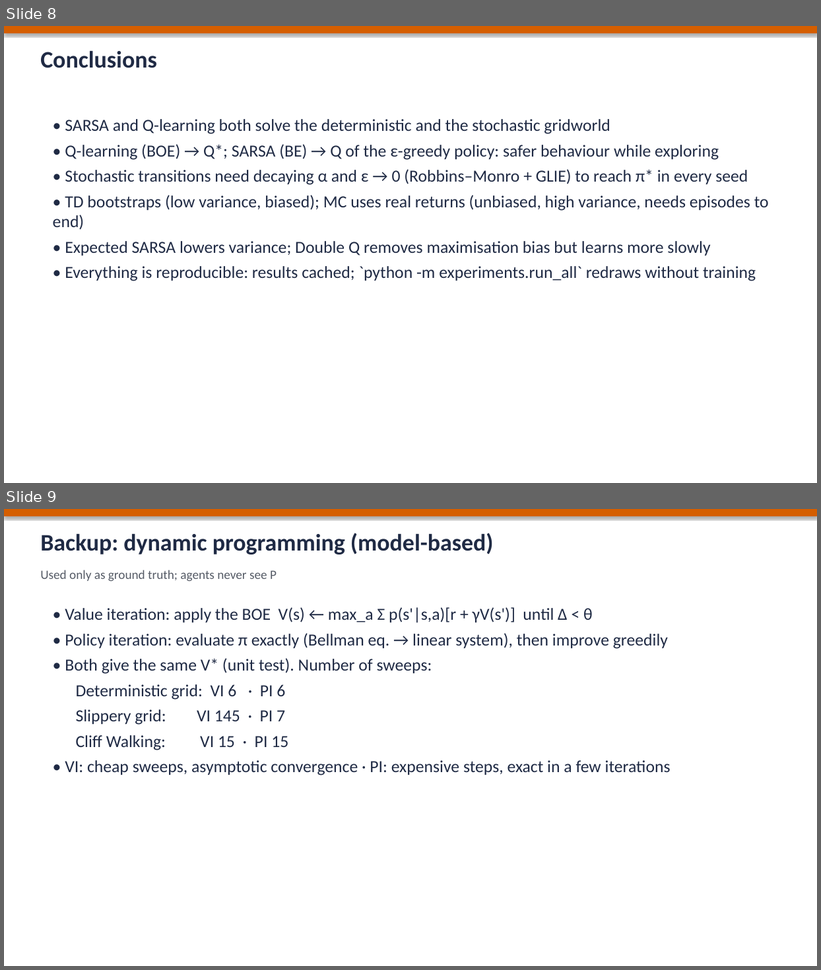
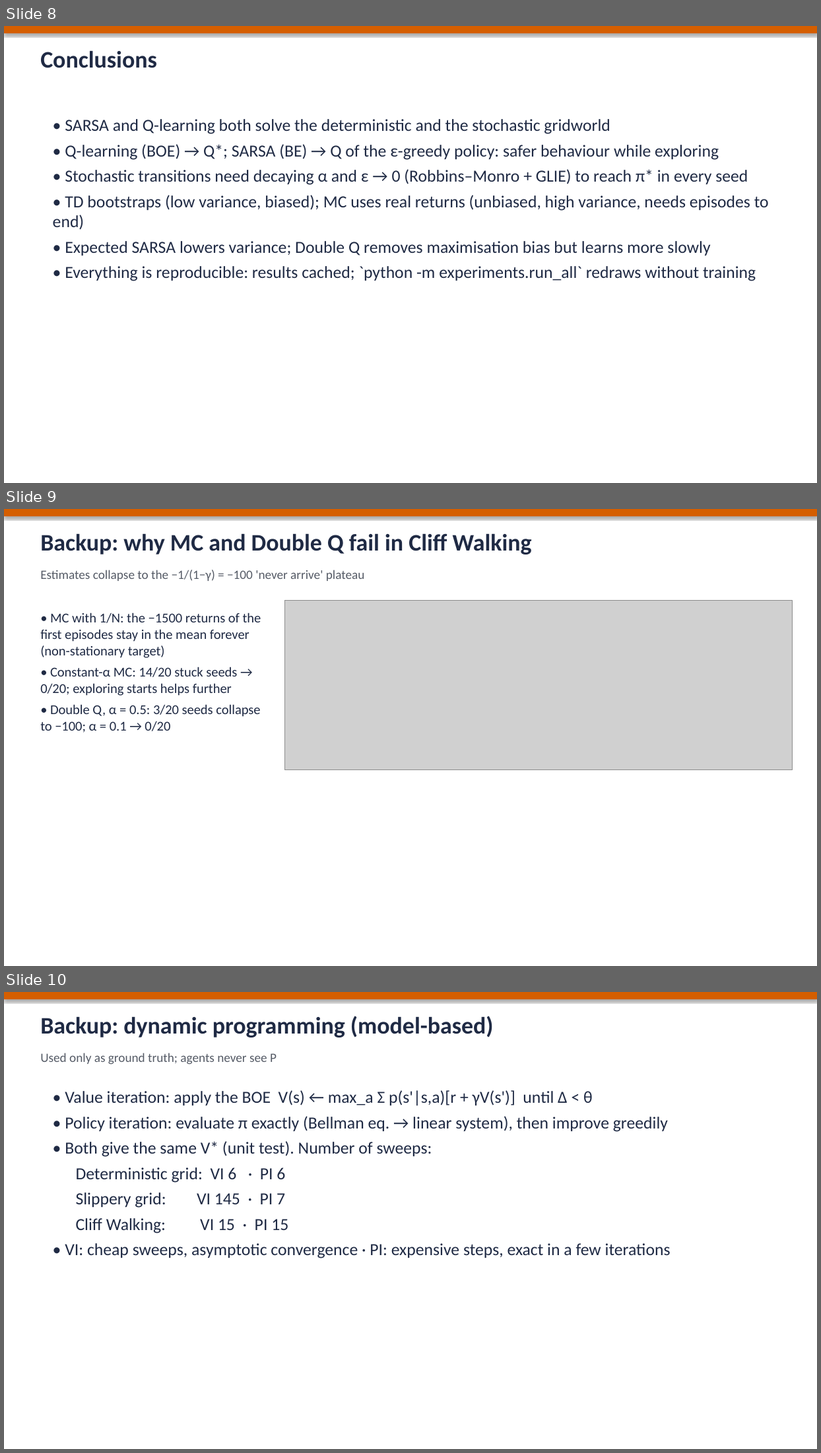
Before and after one commit to ElTiToRuiz/assignment-1, a slide deck: docs/presentation.pptx. Shown one above the other, each under a label of ours: slides 8 and 9 before the commit, slides 8, 9 and 10 after it. The pictures are 821x970 and 821x1453 pixels, drawn with LibreOffice and Linux fonts; fonts in the diff are those of the drawing; grey boxes stand for pictures. Boxes give left, top, right and bottom in pixels: in the first picture for what was removed or moved away, otherwise in the second. Text is boxed around its words. In the diff, an @@ line names an element or a change of style, - is before the commit and + after.

Commit message:
Failure analysis in Cliff Walking, MC constant-alpha and exploring starts, convergent-schedule figure
- exp6: explains why Monte Carlo (1/N) and Double Q (alpha 0.5) get stuck at the
  -1/(1-gamma) = -100 plateau, and shows the fixes (constant-alpha MC, exploring
  starts, smaller alpha)
- Monte Carlo: optional constant step size and exploring starts (class MC-ES)
- Robbins-Monro alpha_decay also for Double Q-learning and n-step SARSA
- exp1: figure comparing the default schedule with GLIE + decaying alpha
- README, THEORY and slides updated

```diff
--- a/docs/presentation.pptx
+++ b/docs/presentation.pptx
@@ slide 9 added at [4,509,817,966], background #FFFFFF @@
@@ rectangle added at [4,509,817,516], fill #D55E00 @@
@@ text added at [40,533,532,555], 28 pt, text #1F2A44, bold @@
+Backup: why MC and Double Q fail in Cliff Walking
@@ text added at [40,570,365,581], 15 pt, text #555B66 @@
+Estimates collapse to the −1/(1−γ) = −100 'never arrive' plateau
@@ picture added at [284,601,793,770] @@
@@ text added at [40,613,261,733], 16 pt, text #1F2A44 @@
+• MC with 1/N: the −1500 returns of the first episodes stay in the mean forever (non-stationary target)
+• Constant-α MC: 14/20 stuck seeds → 0/20; exploring starts helps further
+• Double Q, α = 0.5: 3/20 seeds collapse to −100; α = 0.1 → 0/20
@@ what was slide 9 is now slide 10 @@
```
Also in this commit, not shown: 21 other files.
